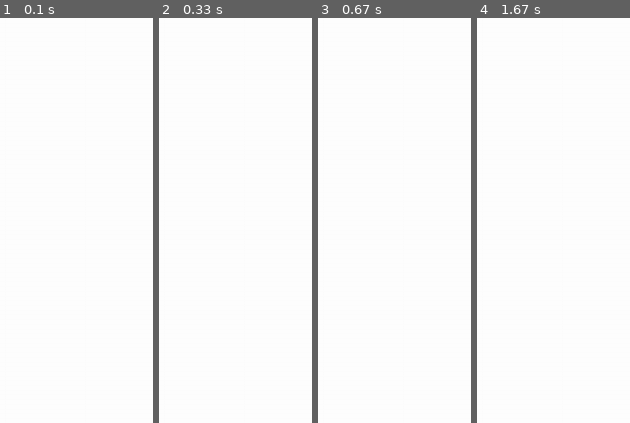
Above: before the commit, frames 1-4 (left to right).
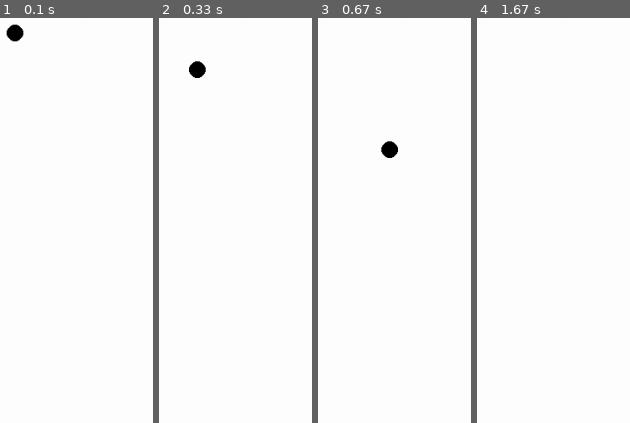
Above: after the commit, the same moments.

Repository: hoischreck/Physics-Engine-2D-CodeNightHPI
Game: pygame game, started from main.py
Same seed, same stepped clock (60 frames per second), same inputs: the game is played once before the commit and once after it.
Inputs:
- Up to frame 1 (0.1 s): no input
- Up to frame 2 (0.33 s): no input
- Up to frame 3 (0.67 s): no input
- Up to frame 4 (1.67 s): no input

The runs differ from the first frame. In frame 1, 0.4% of the frame differs, in the area x 3-16%, y 1-6%; in frame 2, 0.4%; in frame 3, 0.4%; in frame 4, nothing differs.

Commit message:
implement physics object

Diff:
--- a/main.py
+++ b/main.py
@@ -1,4 +1,59 @@
 from PygameCollection.game import Base2DGame
+from PygameCollection.gameObjects import GraphicalObj
+from PygameCollection.math import Vector2D
+from abc import ABC, abstractmethod
+import pygame
+pygame.init()
+
+
+class PhysicsObj(GraphicalObj): #ABC
+    def __init__(self, game, pos: Vector2D, mass: float, velocity: Vector2D = Vector2D(0, 0)):
+        super().__init__(game)
+        self.pos = pos
+        self.mass = mass
+
+        #self.v0 = Vector2D(0, 0)
+
+        self.v = velocity
+        self.color = (0, 0, 0, 0)
+
+    def step(self, dt: float):
+        self.v = self.v + PhysicsManager.G * dt
+
+        self.pos = self.pos + self.v
+
+
+class PhysicsCircle(PhysicsObj):
+    def __init__(self, game, pos, mass, velocity, radius):
+        super().__init__(game, pos, mass, velocity)
+        self.radius = radius
+
+
+    #todo: flip
+    def draw(self, screen=None):
+        s = self.screen if screen is None else screen
+        pygame.draw.circle(s, self.color, self.pos.toTuple(), self.radius)
+
+
+class PhysicsManager:
+    G = Vector2D(0, 9.81 / 10)
+
+    def __init__(self):
+        self.physicObjs = set()
+
+    def addObj(self, obj: PhysicsObj):
+        self.physicObjs.add(obj)
+
+    def removeObj(self, obj: PhysicsObj):
+        self.physicObjs.remove(obj)
+
+    def draw(self):
+        for o in self.physicObjs:
+            o.draw()
+
+    def applyStep(self):
+        for o in self.physicObjs:
+            o.step(0.1)
 
 
 class PhysicsSim2D(Base2DGame):
@@ -6,9 +61,18 @@
         super().__init__()
         #self.windowCaption = "2D-Physics-Engine" #todo: implement
         self.windowSize = (1080, 720)
+        self.physicsManager = None
+
+    def setup(self):
+        self.physicsManager = PhysicsManager()
+        self.physicsManager.addObj(
+            PhysicsCircle(self, pos=Vector2D(100, 100), mass=100, radius=10, velocity=Vector2D(2, 2))
+        )
+
+        self.drawingQueue.append(self.physicsManager)
 
     def loop(self):
-        print("Das ist der Gameloop")
+        self.physicsManager.applyStep()
 
 
 if __name__ == "__main__":
